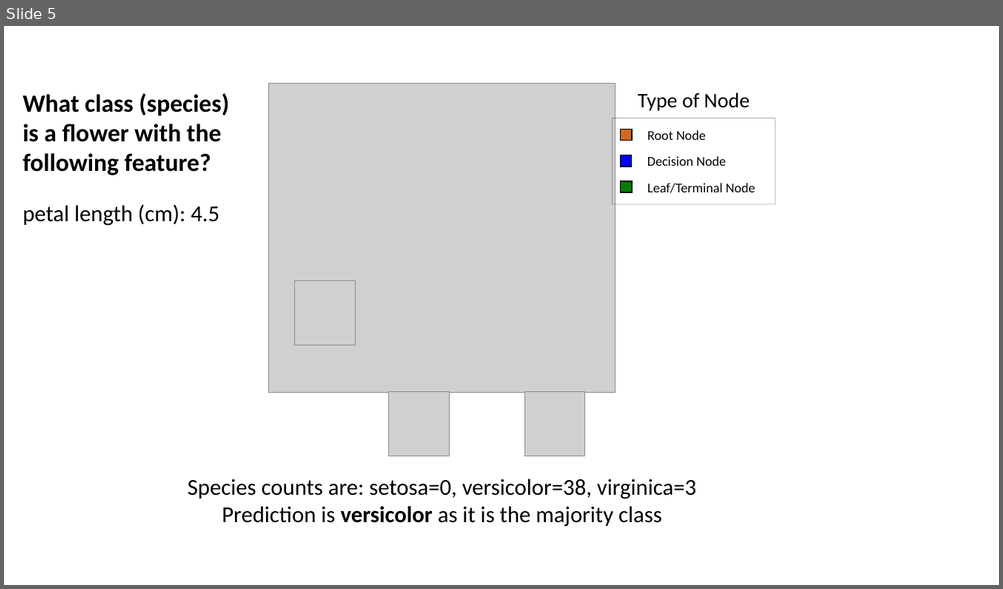
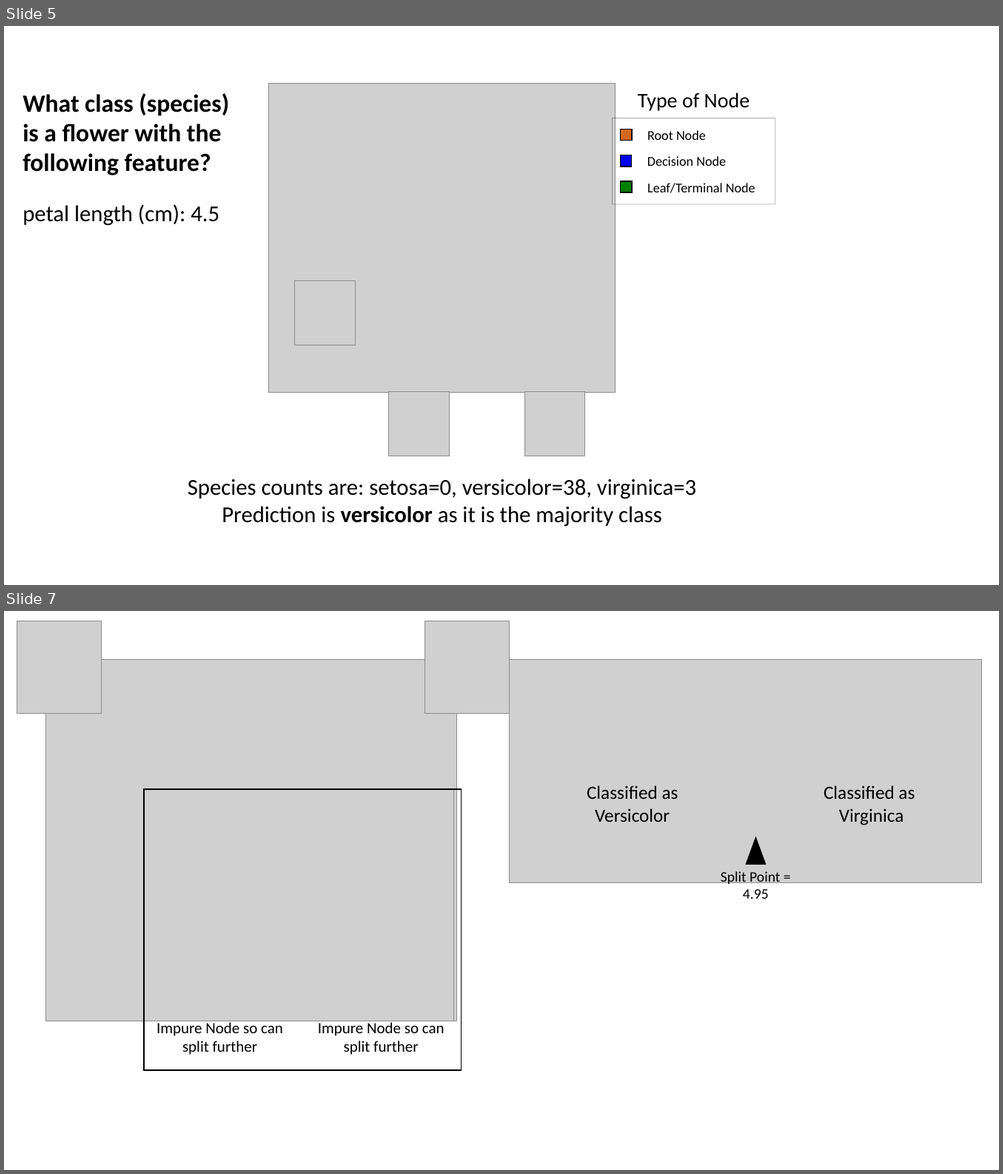
Before and after one commit to mGalarnyk/Python_Tutorials, a slide deck: Sklearn/DecisionTrees/powerpoint/DecisionComparison.pptx. Shown one above the other, each under a label of ours: slide 5 before the commit, slides 5 and 7 after it; the slides between them are not shown. The pictures are 1003x589 and 1003x1174 pixels, drawn with LibreOffice and Linux fonts; fonts in the diff are those of the drawing; grey boxes stand for pictures; background and template pictures are left out. Boxes give left, top, right and bottom in pixels: in the first picture for what was removed or moved away, otherwise in the second. Text is boxed around its words. In the diff, an @@ line names an element or a change of style, - is before the commit and + after.

```diff
--- a/Sklearn/DecisionTrees/powerpoint/DecisionComparison.pptx
+++ b/Sklearn/DecisionTrees/powerpoint/DecisionComparison.pptx
@@ slide 7 added at [4, 611, 999, 1170], background #FFFFFF @@
@@ group added at [17, 621, 982, 1071]: 5 pictures, 5 texts, 1 triangle, 1 rectangle @@
+Classified as Versicolor
+Classified as
+Virginica
+Split Point = 4.95
+Impure Node so can split further
+Impure Node so can split further
```
Also in this commit, not shown: 1 slide changed, 8 other files.
